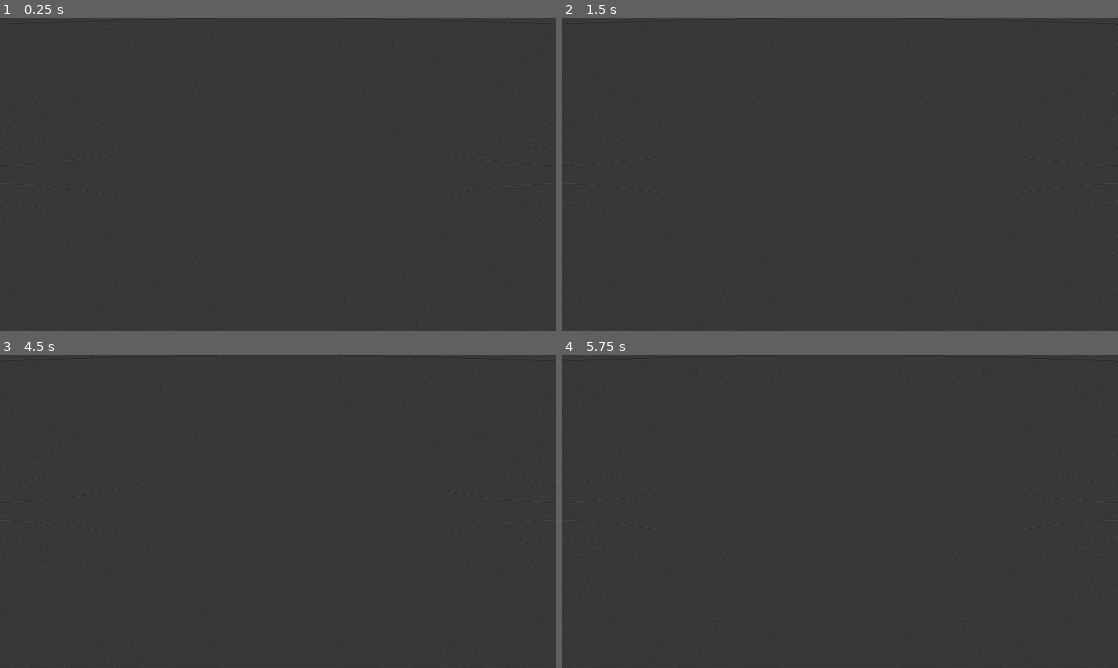
Above: before the commit, frames 1-4 (two rows, left to right).
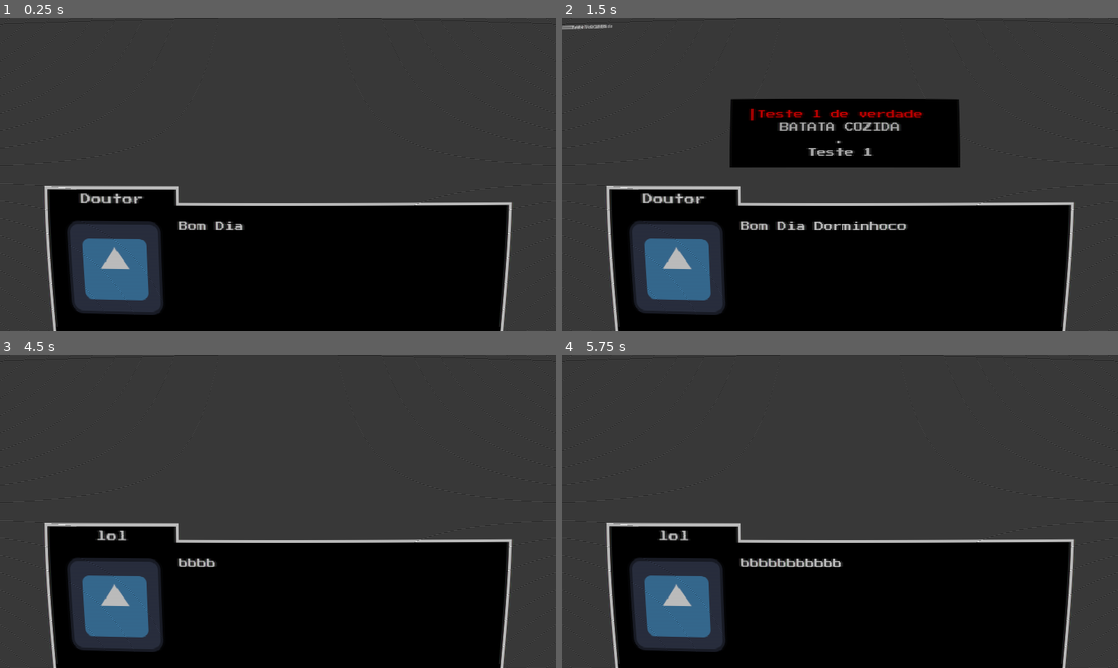
Above: after the commit, the same moments.

Repository: FarofaFaction/Criascript-Jam-Game
Game: Godot game, scene res://Game/Quests/DoctorKnocking/stage_1/DoctorKnocking_1.tscn
Same seed, same stepped clock (60 frames per second), same inputs: the game is played once before the commit and once after it. This scene is started directly instead of the project's main scene. The engine's default icon, where the game draws it, is replaced by a stand-in: a white triangle on a blue panel in a dark square.
Inputs (mouse positions are in pixels of both pictures, inside the frame that each line leads up to):
- Up to frame 1 (0.25 s): no input
- Up to frame 2 (1.5 s): tap Enter at 0.5 s; hold Right (ui_right) 0.53-1.25 s; tap E (Interact) at 0.6 s; click (840, 140) at 1.25 s, where only the run after the commit has a clickable "."
- Up to frame 3 (4.5 s): click (278, 452) at 2 s, where only the run after the commit has a clickable "Teste 1 de verdade"; click (278, 464) at 2.75 s, where only the run after the commit has a clickable "BATATA COZIDA"; click (278, 489) at 3.5 s, where only the run after the commit has a clickable "Teste 1"; tap Space (Power) at 4.25 s; hold Down (ui_down) from 4.28 s (still down); tap E (Interact) at 4.35 s
- Up to frame 4 (5.75 s): tap Enter at 5 s; release Down (ui_down) at 5.03 s; hold Right (ui_right) from 5.03 s (still down); tap Space (Power) at 5.1 s; tap E (Interact) at 5.3 s

The runs differ from the first frame. In frame 1, 33% of the frame differs, in the area x 8-93%, y 53-100%; in frame 2, 42%, in the area x 0-93%, y 2-100%; in frame 3, 33%; in frame 4, 33%.

Commit message:
update_dialog

Diff:
--- a/Dialog/DialogClass/dialog_class.gd
+++ b/Dialog/DialogClass/dialog_class.gd
@@ -3,6 +3,8 @@
 var _id := 0
 var _dialog_data: Dictionary = {
 }
+
+@export var auto_start := true
 #var _dialog_data: Dictionary = {
 	#0: {
 		#"faceset": "image_path",
@@ -12,7 +14,13 @@
 #}
 
 # Called when the node enters the scene tree for the first time.
+
 func _ready() -> void:
+	if auto_start:
+		_start_dialog()
+	pass
+
+func _start_dialog():
 	for child in get_children():
 		if child is DialogMenu:
 			_add_menu(child)
--- a/Dialog/DialogSystem.gd
+++ b/Dialog/DialogSystem.gd
@@ -28,7 +28,7 @@
 		return
 	if data[_id] is DialogMenu:
 		var node = data[_id]
-		add_child(node)
+		$CanvasLayer.add_child(node)
 		if !node.show_menu():
 			return
 		on_options = true
--- a/Dialog/DialogWithOptionsExample/DialogWithOptions.tscn
+++ b/Dialog/DialogWithOptionsExample/DialogWithOptions.tscn
@@ -30,6 +30,7 @@
 [node name="OptionsTest" parent="DialogMenu" instance=ExtResource("4_1j7kf")]
 
 [node name="SpeakClass2" type="RichTextLabel" parent="."]
+visible = false
 layout_mode = 0
 offset_right = 40.0
 offset_bottom = 40.0
--- a/Game/Quests/DoctorKnocking/stage_1/DoctorKnocking_1.gd
+++ b/Game/Quests/DoctorKnocking/stage_1/DoctorKnocking_1.gd
@@ -29,7 +29,7 @@
 func Interaction():
 	if (!_can_open):
 		return
-	var node = preload("res://Dialog/DialogClass/DialogClass.tscn").instantiate()
+	var node = preload("res://Dialog/DialogWithOptionsExample/DialogWithOptions.tscn").instantiate()
 	add_child(node)
 	#my_quest.load_stage("RedGuy")
 	my_quest.remove_stage(self.name)
--- a/Game/Quests/DoctorKnocking/stage_1/DoctorKnocking_1.tscn
+++ b/Game/Quests/DoctorKnocking/stage_1/DoctorKnocking_1.tscn
@@ -1,8 +1,12 @@
-[gd_scene load_steps=4 format=3 uid="uid://csq5h4507pd3r"]
+[gd_scene load_steps=8 format=3 uid="uid://csq5h4507pd3r"]
 
 [ext_resource type="Script" path="res://Game/Quests/DoctorKnocking/stage_1/DoctorKnocking_1.gd" id="1_w2ti7"]
 [ext_resource type="PackedScene" uid="uid://wttewp7c4g6k" path="res://Game/Quests/DoctorKnocking/stage_1/knocking_sound.tscn" id="2_peg6k"]
 [ext_resource type="PackedScene" uid="uid://6fw6kl4t5n7x" path="res://Objects/interactible_area.tscn" id="3_yepy7"]
+[ext_resource type="Script" path="res://Dialog/DialogClass/dialog_class.gd" id="4_h8epj"]
+[ext_resource type="Script" path="res://Dialog/DialogClass/speak_class.gd" id="5_xkpak"]
+[ext_resource type="PackedScene" uid="uid://baklw2eb62qgd" path="res://Dialog/DialogMenuClass/DialogMenu.tscn" id="6_lo73l"]
+[ext_resource type="PackedScene" uid="uid://damhdjbepus0m" path="res://Dialog/DialogWithOptionsExample/options_test.tscn" id="7_rfo7b"]
 
 [node name="DoctorKnocking1" type="Node2D"]
 script = ExtResource("1_w2ti7")
@@ -10,3 +14,36 @@
 [node name="KnockingSound" parent="." instance=ExtResource("2_peg6k")]
 
 [node name="InteractibleArea" parent="." instance=ExtResource("3_yepy7")]
+
+[node name="DialogWithOptions" type="Control" parent="."]
+layout_mode = 3
+anchors_preset = 15
+anchor_right = 1.0
+anchor_bottom = 1.0
+grow_horizontal = 2
+grow_vertical = 2
+script = ExtResource("4_h8epj")
+
+[node name="SpeakClass" type="RichTextLabel" parent="DialogWithOptions"]
+layout_mode = 0
+offset_right = 40.0
+offset_bottom = 40.0
+text = "Bom Dia Dorminhoco"
+script = ExtResource("5_xkpak")
+speaker = "Doutor"
+
+[node name="DialogMenu" parent="DialogWithOptions" node_paths=PackedStringArray("options_conection") instance=ExtResource("6_lo73l")]
+layout_mode = 1
+options_conection = NodePath("OptionsTest")
+start_visible = false
+
+[node name="OptionsTest" parent="DialogWithOptions/DialogMenu" instance=ExtResource("7_rfo7b")]
+
+[node name="SpeakClass2" type="RichTextLabel" parent="DialogWithOptions"]
+visible = false
+layout_mode = 0
+offset_right = 40.0
+offset_bottom = 40.0
+text = "bbbbbbbbbbb"
+script = ExtResource("5_xkpak")
+speaker = "lol"
Not shown, added: Dialog/dia1833.tmp
